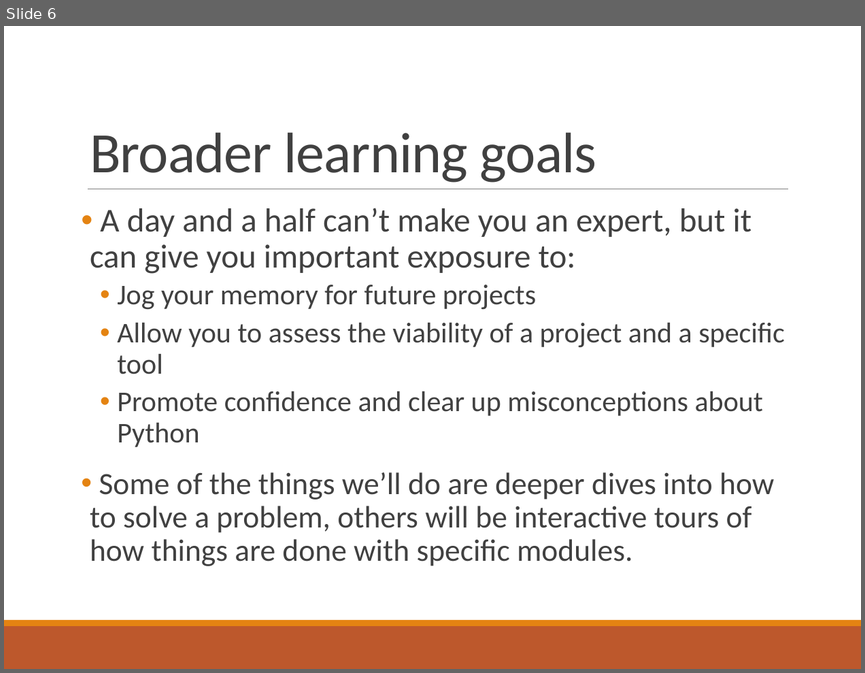
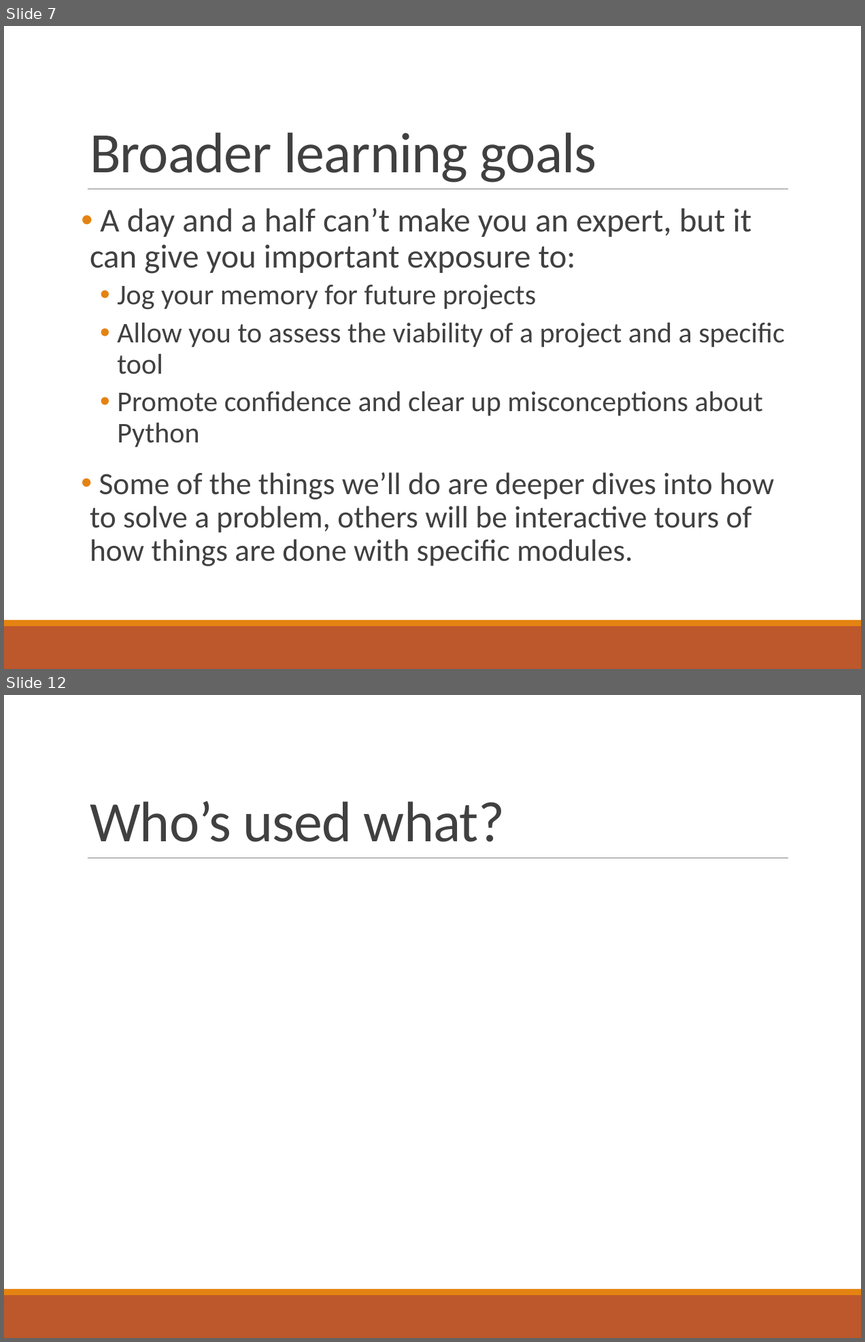
Before and after one commit to elliewix/RAILS-intermed-python-april-2018, a slide deck: RAILS.pptx. Shown one above the other, each under a label of ours: slide 6 before the commit, slides 7 and 12 after it; the slides between them are not shown. The pictures are 865x673 and 865x1342 pixels, drawn with LibreOffice and Linux fonts; fonts in the diff are those of the drawing. Boxes give left, top, right and bottom in pixels: in the first picture for what was removed or moved away, otherwise in the second. Text is boxed around its words. In the diff, an @@ line names an element or a change of style, - is before the commit and + after.

```diff
--- a/RAILS.pptx
+++ b/RAILS.pptx
@@ slide 12 added at <box>4,695,861,1338</box>, background #FFFFFF; not listed: 3 template elements that a slide beside it also shows @@
@@ title added at <box>90,801,504,842</box>, 48 pt, text #404040 @@
+Who’s used what?
@@ what was slide 6 is now slide 7 @@
```
Also in this commit, not shown: 49 other slides added.
